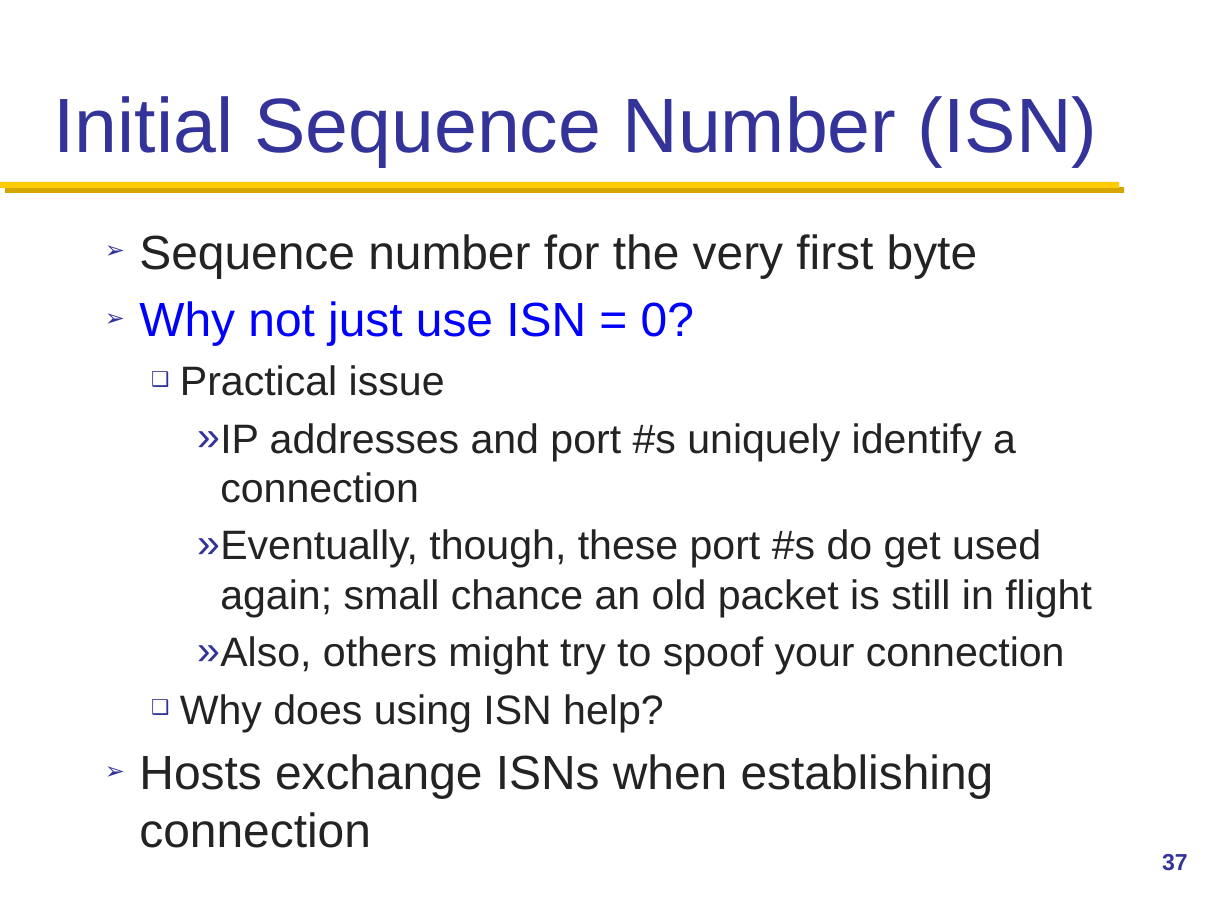
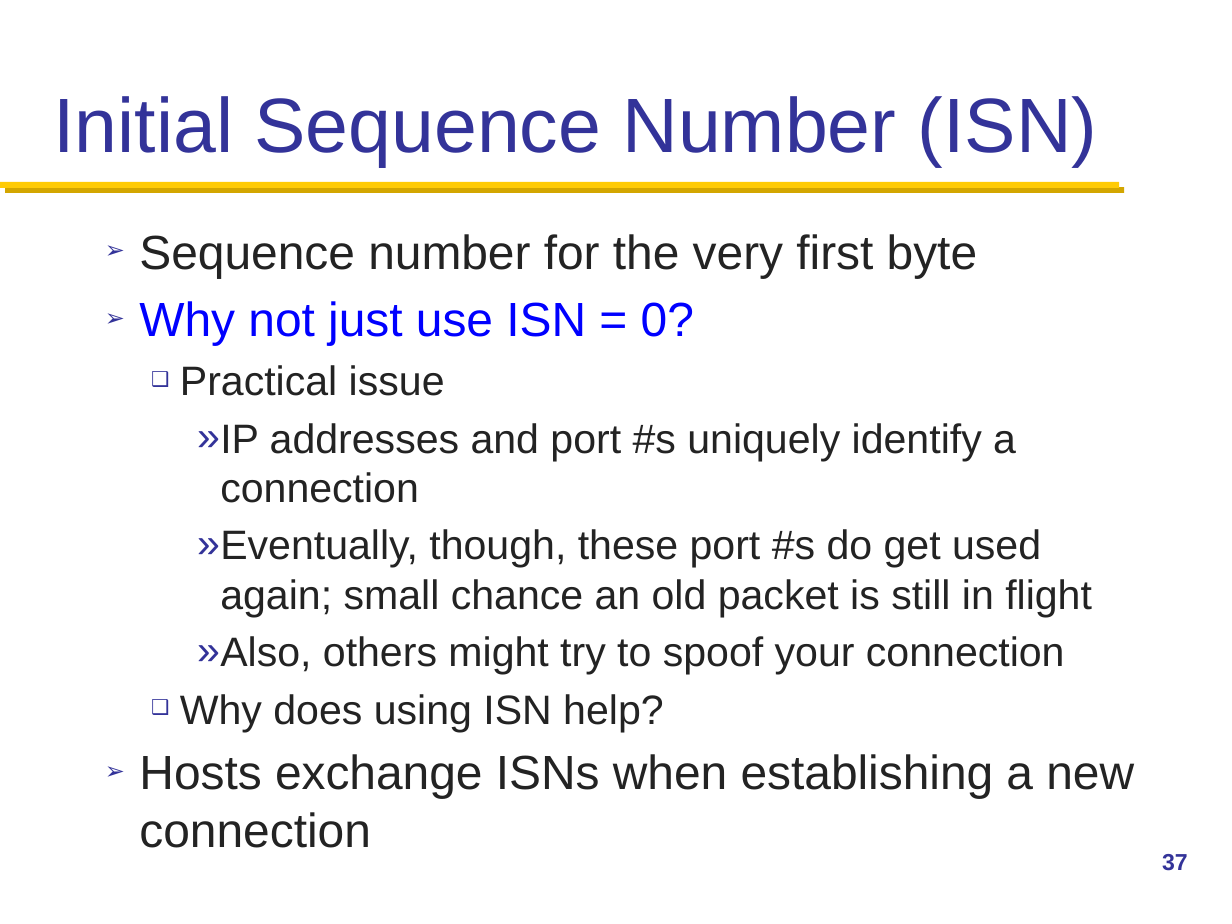
Before and after one commit to henryhxu/CSCI4430-ESTR4120, a slide deck: slide 37 of lec/lec7.pptx. Drawn at 1232x924 pixels with LibreOffice and Linux fonts; fonts in the diff are those of the drawing. Boxes give left, top, right and bottom in pixels: in the first picture for what was removed or moved away, otherwise in the second. Text is boxed around its words. In the diff, an @@ line names an element or a change of style, - is before the commit and + after.

```diff
--- a/lec/lec7.pptx
+++ b/lec/lec7.pptx
@@ text at [139,754,1134,799]: text changed @@
-➢ Hosts exchange ISNs when establishing connection
+➢ Hosts exchange ISNs when establishing a new connection
```
Also in this commit, not shown: 10 other slides changed, 2 slides added.
